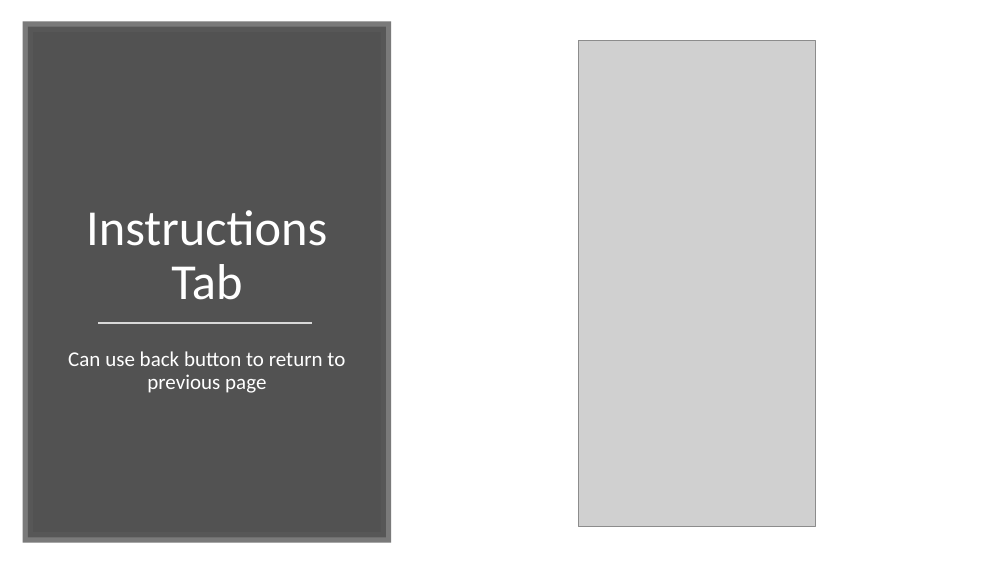
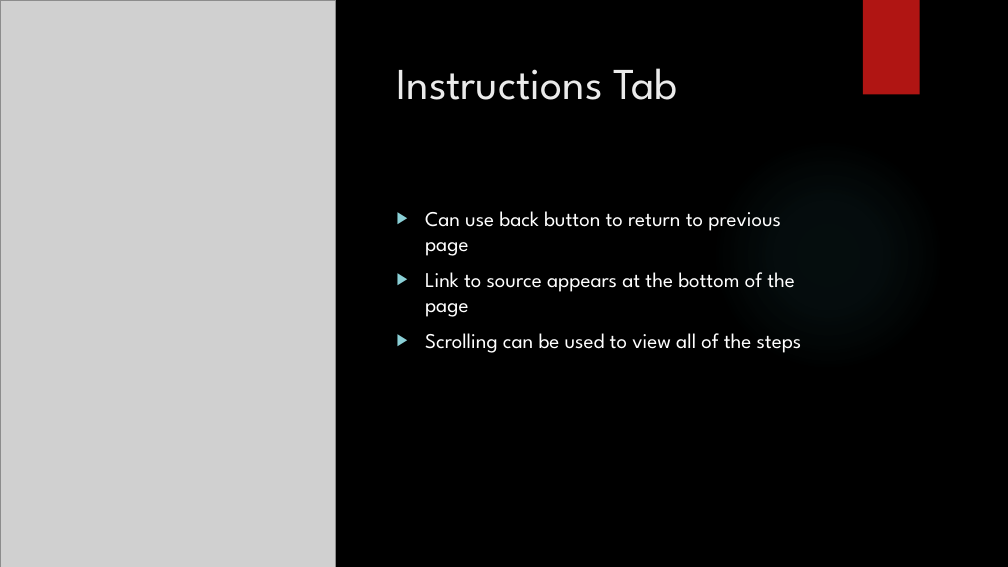
Before and after one commit to kate199696/SeniorProject, a slide deck: slide 11 of presentation/designpres.pptx (slide 10 before the commit). Drawn at 1008x567 pixels with LibreOffice and Linux fonts; fonts in the diff are those of the drawing; grey boxes stand for pictures; background and template pictures are left out. Boxes give left, top, right and bottom in pixels: in the first picture for what was removed or moved away, otherwise in the second. Text is boxed around its words. In the diff, an @@ line names an element or a change of style, - is before the commit and + after.

```diff
--- a/presentation/designpres.pptx
+++ b/presentation/designpres.pptx
@@ background #FFFFFF to picture (left out) @@
@@ picture added at (0, 0, 336, 567) @@
@@ rectangle removed at (28, 26, 386, 538) @@
@@ rectangle added at (863, 0, 920, 95), fill #B01513 @@
@@ title "Instructions Tab": place and size @@
-title "Instructions Tab" at (86, 210, 327, 300)
+title "Instructions Tab" at (397, 68, 678, 100)
@@ title "Instructions Tab" at (397, 68, 678, 100): size 48 to 42 pt, font Calibri to League Spartan, text colour #FFFFFF to #EBEBEB; alignment centre to left; line spacing 0.9 to 1; vertical alignment bottom to top @@
@@ picture removed at (578, 41, 816, 527) @@
@@ ellipse added at (712, 138, 944, 371), fill gradient #50B9C1 @@
@@ text "Can use back button to ...": place and size @@
-text "Can use back button to ..." at (68, 351, 345, 393)
+text "Can use back button to ..." at (425, 211, 802, 353)
@@ text at (425, 211, 781, 256): font Calibri to League Spartan in "Can use back button to return to ..."; alignment centre to left; bullet none to ▶; line spacing 0.9 to 1 @@
@@ text at (425, 272, 802, 353): paragraphs added @@
+▶ Link to source appears at the bottom of the page
+▶ Scrolling can be used to view all of the steps
@@ line removed from (98, 324) to (312, 324) @@
```
Also in this commit, not shown: 10 other slides changed, 3 slides added, 3 other files.
